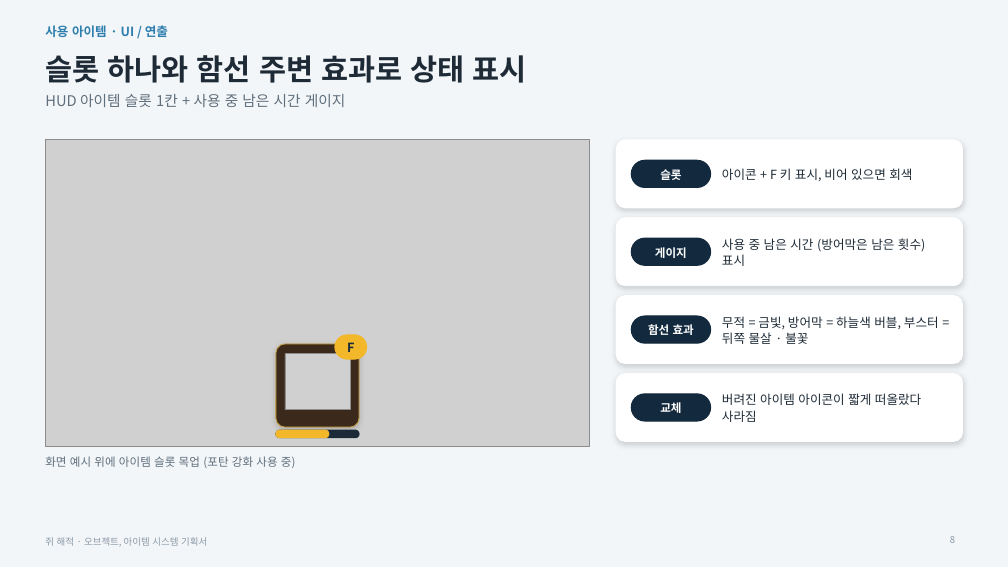
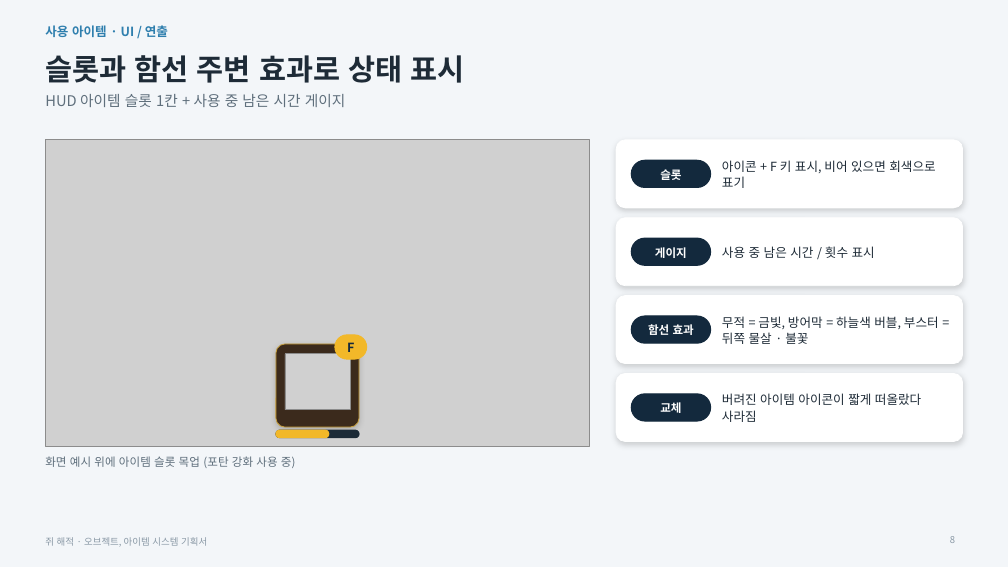
Before and after one commit to inory16351/RatPlain, a slide deck: slide 8 of Pirat_Plan/쥐해적_오브젝트아이템기획서.pptx. Drawn at 1008x567 pixels with LibreOffice and Linux fonts; fonts in the diff are those of the drawing; grey boxes stand for pictures. Boxes give left, top, right and bottom in pixels: in the first picture for what was removed or moved away, otherwise in the second. Text is boxed around its words. In the diff, an @@ line names an element or a change of style, - is before the commit and + after.

```diff
--- a/Pirat_Plan/쥐해적_오브젝트아이템기획서.pptx
+++ b/Pirat_Plan/쥐해적_오브젝트아이템기획서.pptx
@@ title at (45,55,464,83): text changed @@
-슬롯 하나와 함선 주변 효과로 상태 표시
+슬롯과 함선 주변 효과로 상태 표시
@@ text at (722,160,935,188): text changed @@
-아이콘 + F 키 표시, 비어 있으면 회색
+아이콘 + F 키 표시, 비어 있으면 회색으로 표기
@@ text at (722,246,875,258): text changed @@
-사용 중 남은 시간 (방어막은 남은 횟수) 표시
+사용 중 남은 시간 / 횟수 표시
```
Also in this commit, not shown: 4 other slides changed, 2 other files.
